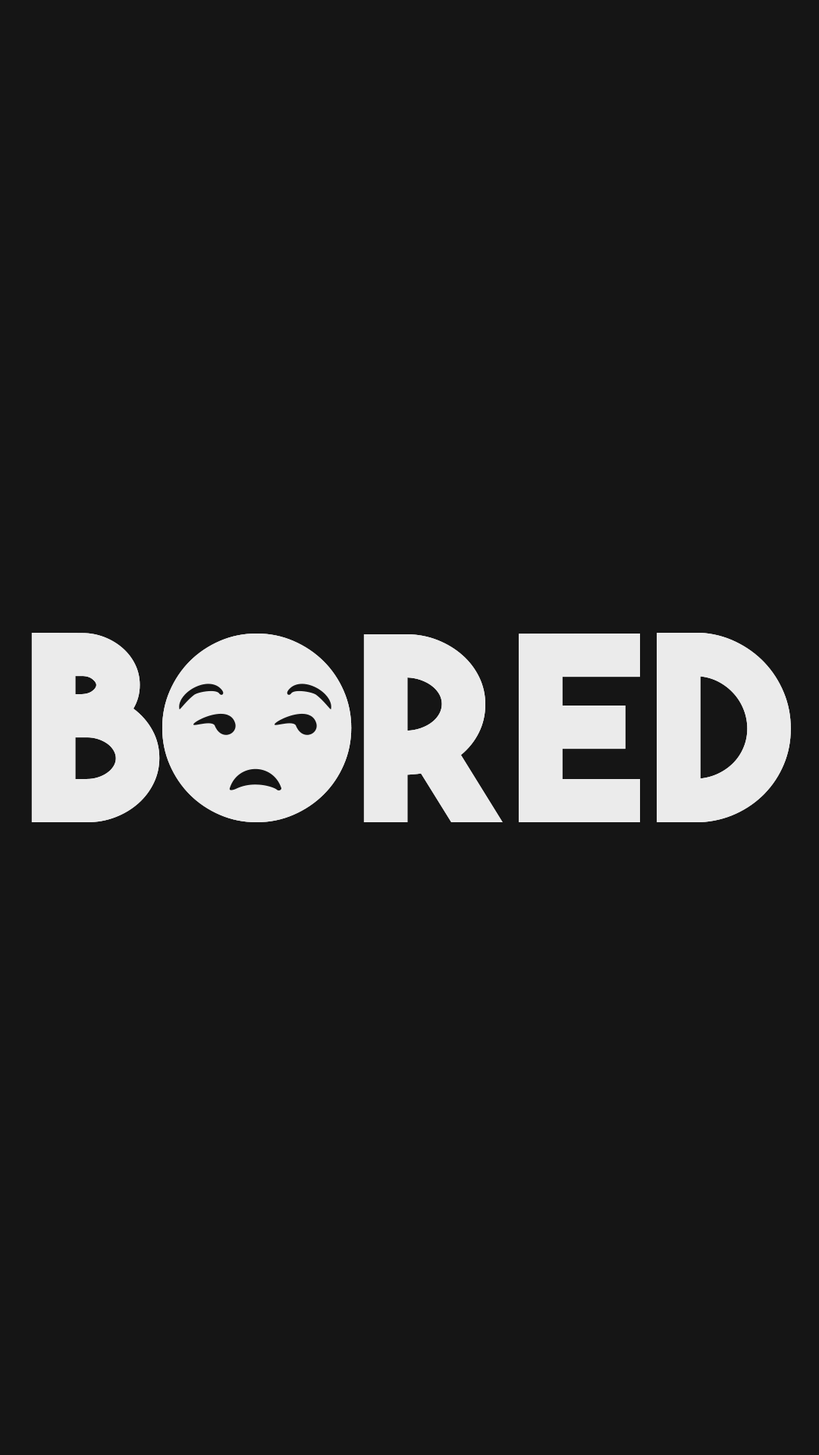
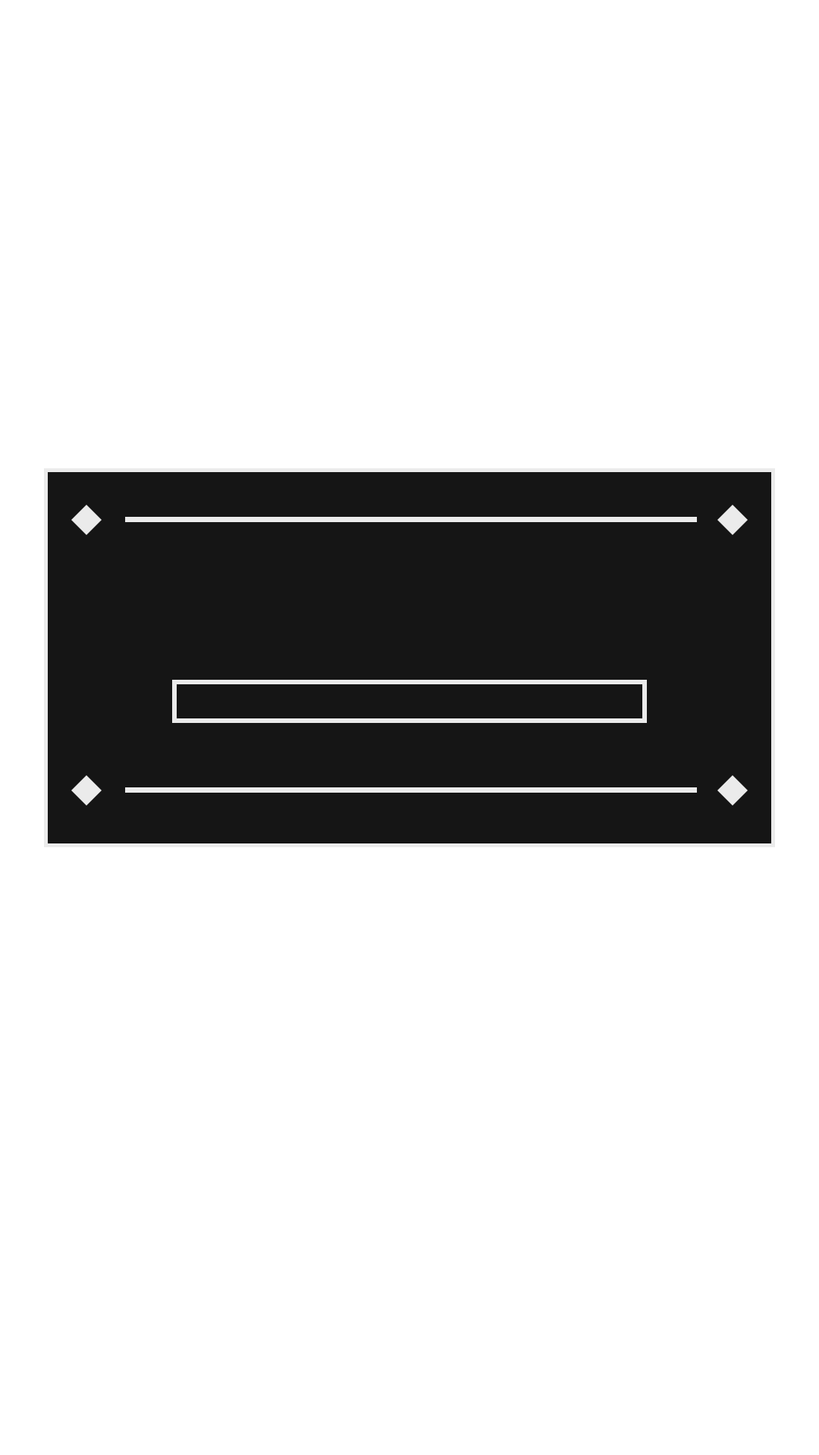
Layered file, before and after one edit (819px x 1455px). Changes by layer:
showed "Rectangle 2 copy", moved it above "exp", painted on it, unmasked it over [40, 468, 775, 1037]
hid group "Group 1 copy" (2 layers) over [0, 0, 819, 1455]
hid "Layer 3" (1st of 2, in "Group 1 copy") over [31, 632, 791, 823]
hid "BORED" over [31, 632, 791, 823]
hid "Layer 3" (2nd of 2) over [194, 655, 323, 791]
removed layer "Layer 0" (2nd of 2) over [0, 0, 819, 1455]
